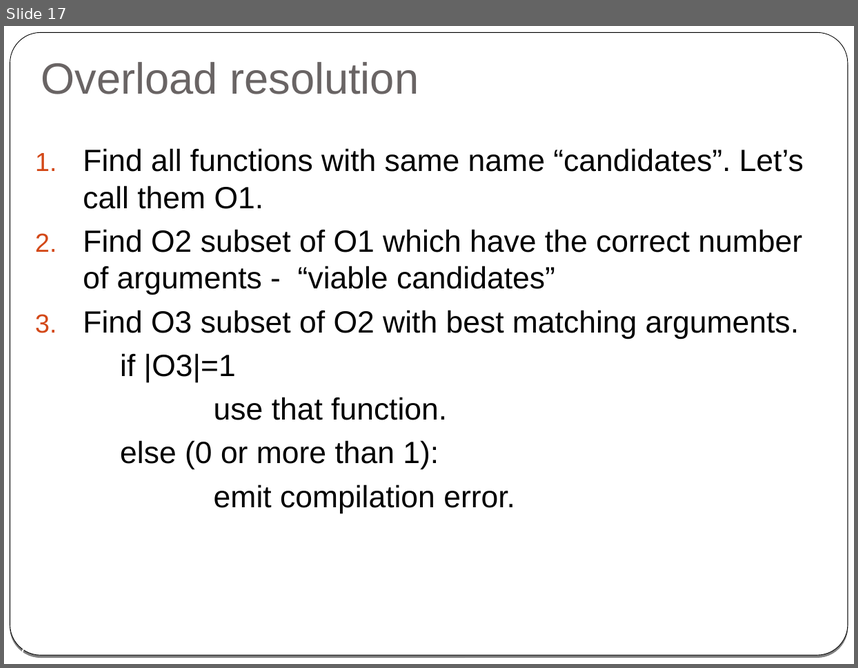
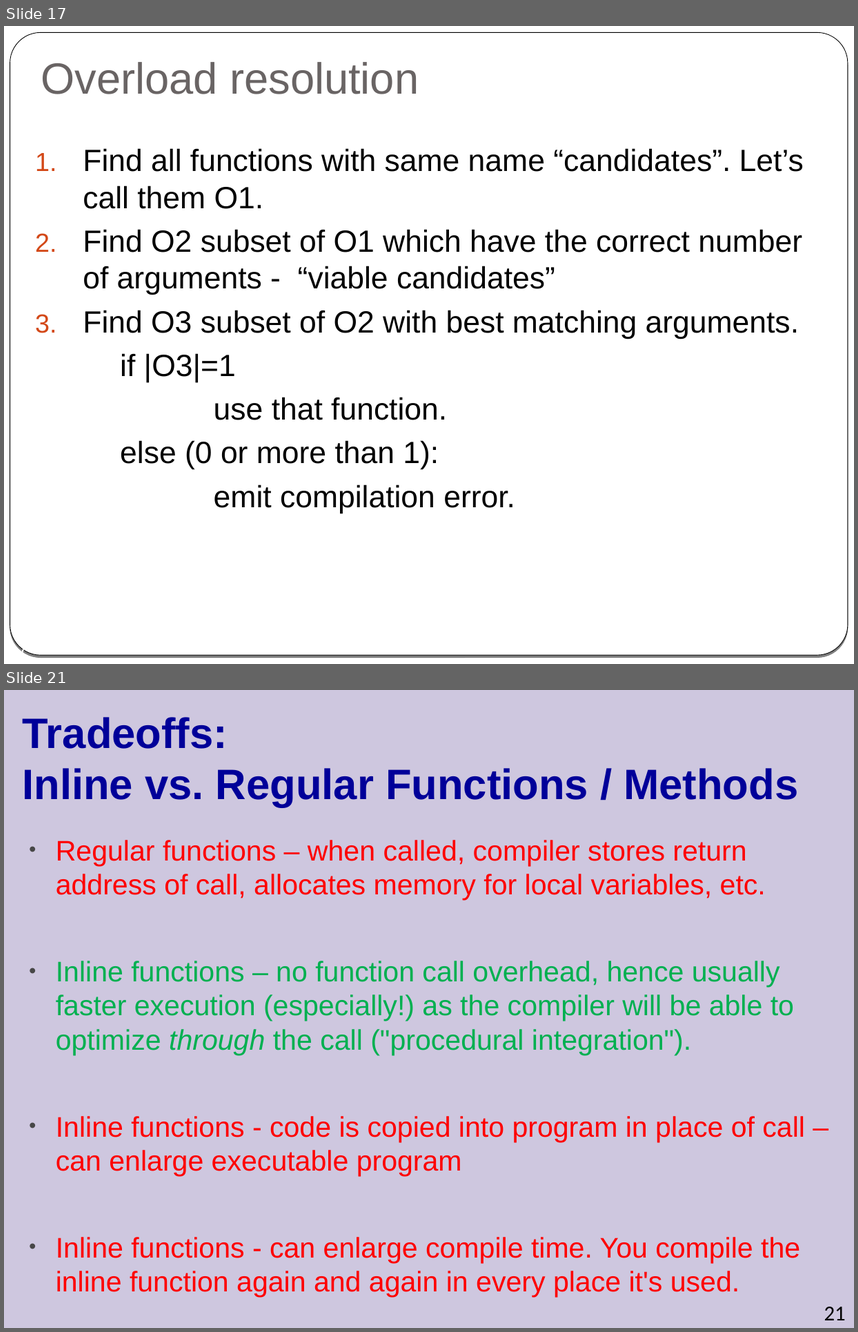
Before and after one commit to cpp-at-ariel/cpp-5778, a slide deck: week01-what-is-cpp/slides.odp. Shown one above the other, each under a label of ours: slide 17 before the commit, slides 17 and 21 after it; the slides between them are not shown. The pictures are 858x668 and 858x1332 pixels, drawn with LibreOffice and Linux fonts; fonts in the diff are those of the drawing. Boxes give left, top, right and bottom in pixels: in the first picture for what was removed or moved away, otherwise in the second. Text is boxed around its words. In the diff, an @@ line names an element or a change of style, - is before the commit and + after.

Commit message:
add inline to week 1

```diff
--- a/week01-what-is-cpp/slides.odp
+++ b/week01-what-is-cpp/slides.odp
@@ slide 21 added at (x1=4, y1=690, x2=854, y2=1328), background #CEC7DF @@
@@ title added at (x1=23, y1=717, x2=798, y2=807), 36 pt, text #000099, bold @@
+Tradeoffs:
+Inline vs. Regular Functions / Methods
@@ text added at (x1=56, y1=840, x2=805, y2=1297), 24 pt, text #FF0000 @@
+• Regular functions – when called, compiler stores return address of call, allocates memory for local variables, etc.
+• Inline functions – no function call overhead, hence usually faster execution (especially!) as the compiler will be able to optimize through the call ("procedural integration").
+• Inline functions - code is copied into program in place of call – can enlarge executable program
+• Inline functions - can enlarge compile time. You compile the inline function again and again in every place it's used.
@@ page number added at (x1=824, y1=1306, x2=846, y2=1320), 18 pt, text #000000 @@
+21
```
Also in this commit, not shown: 3 other slides added, 3 other files.
